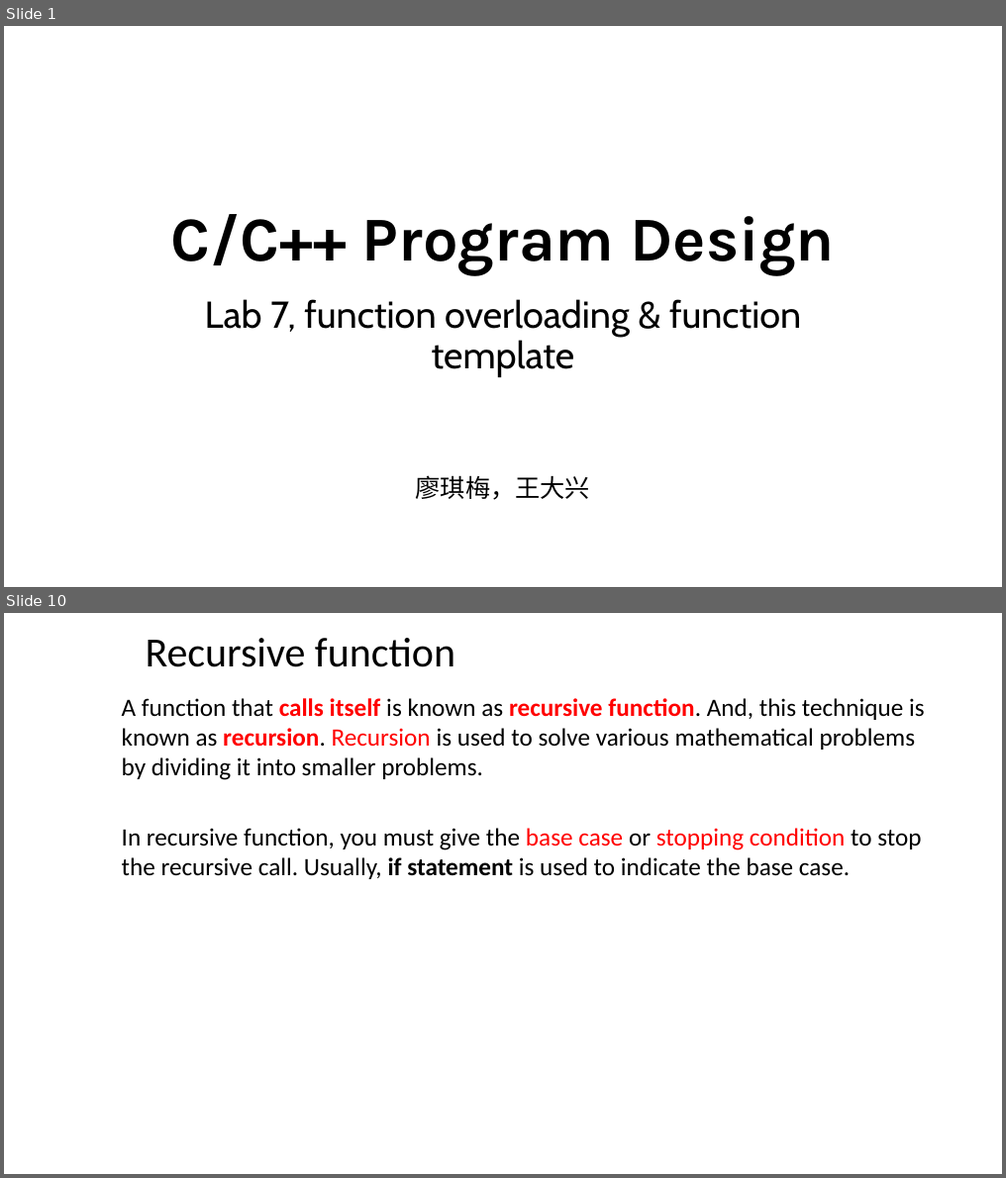
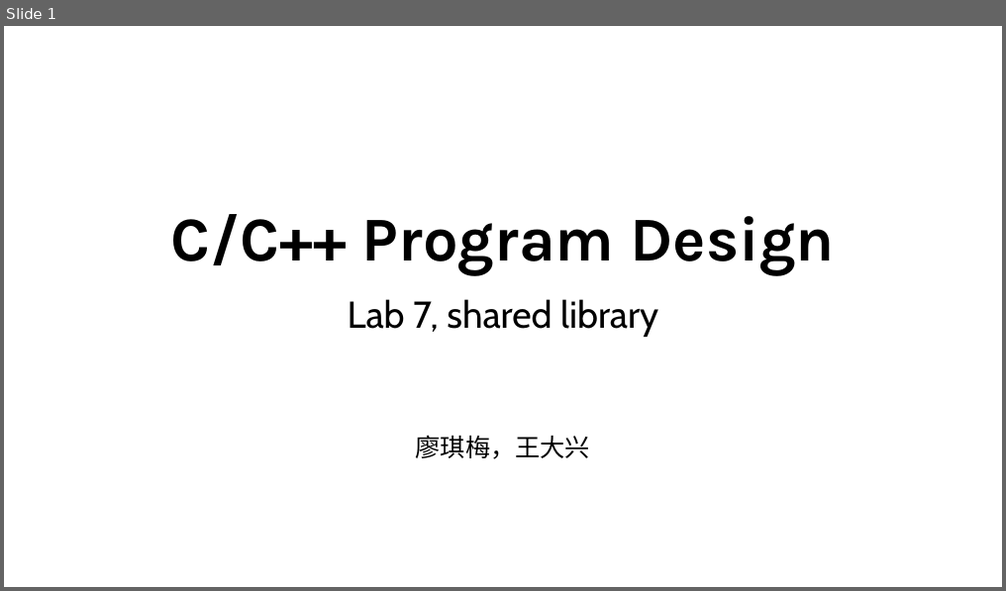
Before and after one commit to ShiqiYu/CPP, a slide deck: week07/Lab07.pptx. Shown one above the other, each under a label of ours: slides 1 and 10 before the commit, slide 1 after it; the slides between them are not shown. The pictures are 1006x1178 and 1006x591 pixels, drawn with LibreOffice and Linux fonts; fonts in the diff are those of the drawing; background and template pictures are left out. Boxes give left, top, right and bottom in pixels: in the first picture for what was removed or moved away, otherwise in the second. Text is boxed around its words. In the diff, an @@ line names an element or a change of style, - is before the commit and + after.

```diff
--- a/week07/Lab07.pptx
+++ b/week07/Lab07.pptx
@@ slide 10 removed at [4,613,1002,1174], background #FFFFFF @@
@@ title removed at [146,638,455,667] @@
-Recursive function
@@ text removed at [122,698,925,780] @@
-  A function that calls itself is known as recursive function. And, this technique is known as recursion. Recursion is used to solve various mathematical problems by dividing it into smaller problems.
@@ text removed at [122,828,921,879] @@
-  In recursive function, you must give the base case or stopping condition to stop the recursive call. Usually, if statement is used to indicate the base case.
@@ slide 1 changed as well @@
@@ subtitle at [348,299,658,337]: text changed @@
-Lab 7, function overloading & function template
+Lab 7, shared library
```
Also in this commit, not shown: 3 other slides changed, 7 slides added, 16 other slides removed, 5 other files.
